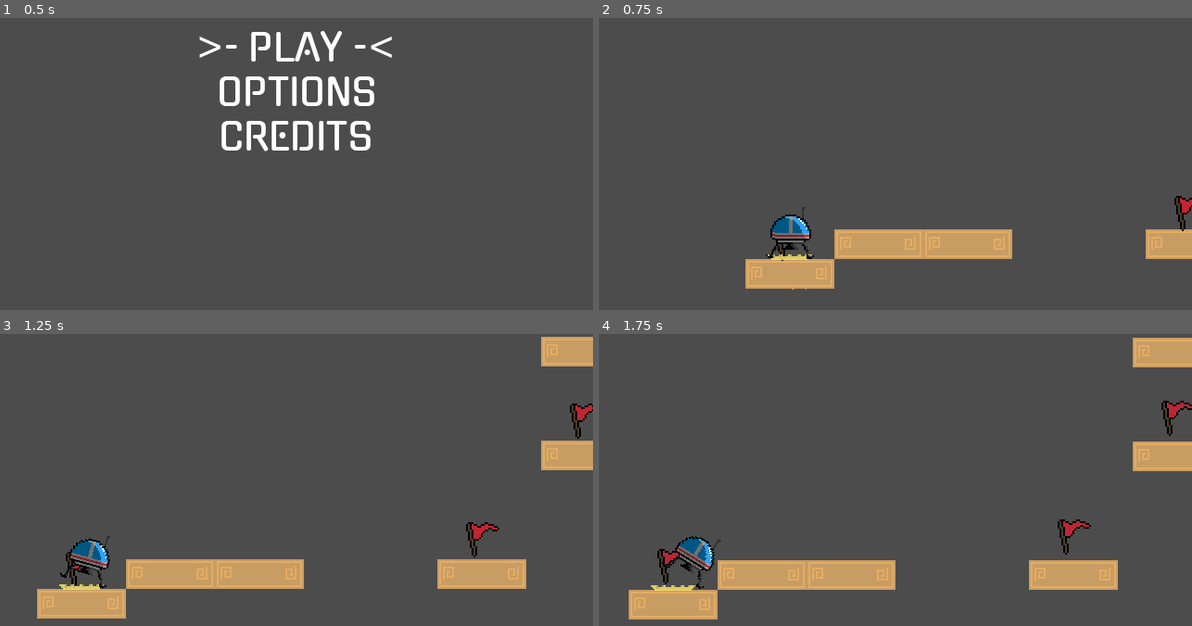
Above: before the commit, frames 1-4 (two rows, left to right).
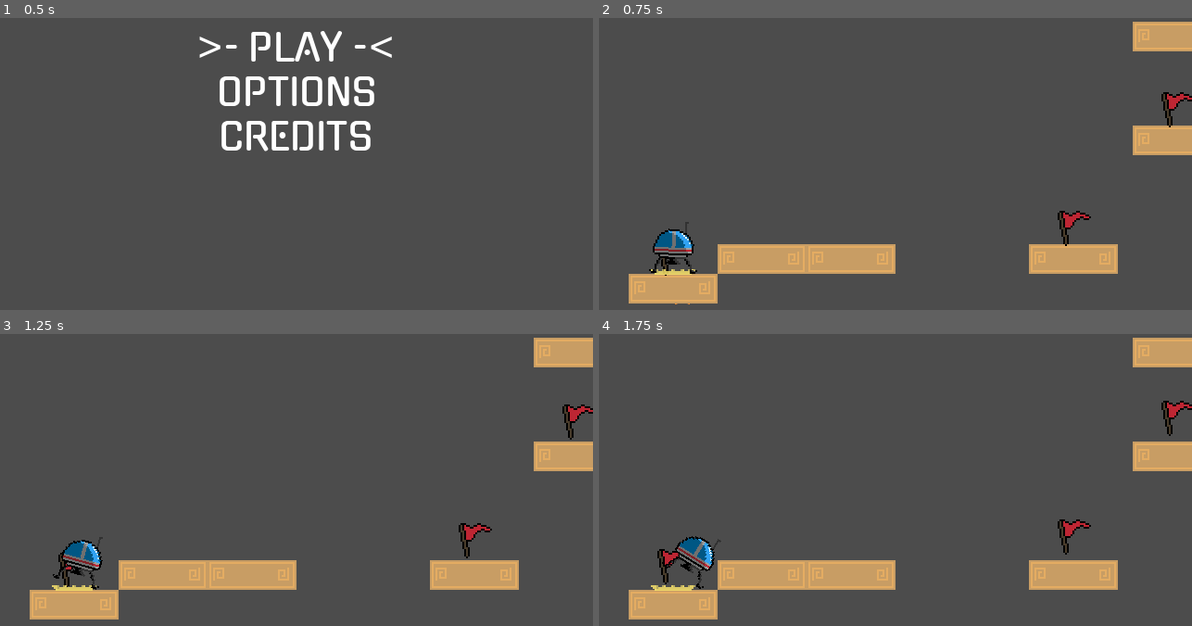
Above: after the commit, the same moments.

Repository: nicholasiasso/GMTKGameJam2020
Game: Godot game, scene res://Game.tscn
Same seed, same stepped clock (60 frames per second), same inputs: the game is played once before the commit and once after it.
Inputs:
- Up to frame 1 (0.5 s): no input
- Up to frame 2 (0.75 s): tap Enter (ui_accept) at 0.5 s; hold Right (right) from 0.53 s (still down)
- Up to frame 3 (1.25 s): keep holding Right (right); tap Enter (ui_accept) at 0.77 s
- Up to frame 4 (1.75 s): release Right (right) at 1.28 s; hold Down (down) from 1.28 s (still down); tap Enter (ui_accept) at 1.52 s

Frame 1 is identical in both runs. In frame 2, 13% of the frame differs, in the area x 5-100%, y 1-99%; in frame 3, 4.9%; in frame 4, nothing differs.

Commit message:
reordered the checkpoints and set starting cam pos

Diff:
--- a/godotproject/levels/World.tscn
+++ b/godotproject/levels/World.tscn
@@ -34,7 +34,7 @@
 position = Vector2( 448, 16 )
 
 [node name="Camera" type="Camera2D" parent="."]
-position = Vector2( 88, 104 )
+position = Vector2( 152, 96 )
 current = true
 script = ExtResource( 2 )
 
@@ -52,9 +52,6 @@
 [node name="CameraCenter" parent="Checkpoint2" index="4"]
 position = Vector2( 40, -48 )
 
-[node name="Character" parent="." instance=ExtResource( 8 )]
-position = Vector2( 32, 128 )
-
 [node name="Checkpoint3" parent="." instance=ExtResource( 6 )]
 position = Vector2( 304, 56 )
 
@@ -66,6 +63,9 @@
 
 [node name="CameraCenter" parent="Checkpoint4" index="4"]
 position = Vector2( 104, -48 )
+
+[node name="Character" parent="." instance=ExtResource( 8 )]
+position = Vector2( 32, 128 )
 [connection signal="active_checkpoint_changed" from="Character" to="Camera" method="_on_Character_active_checkpoint_changed"]
 
 [editable path="Checkpoint"]
